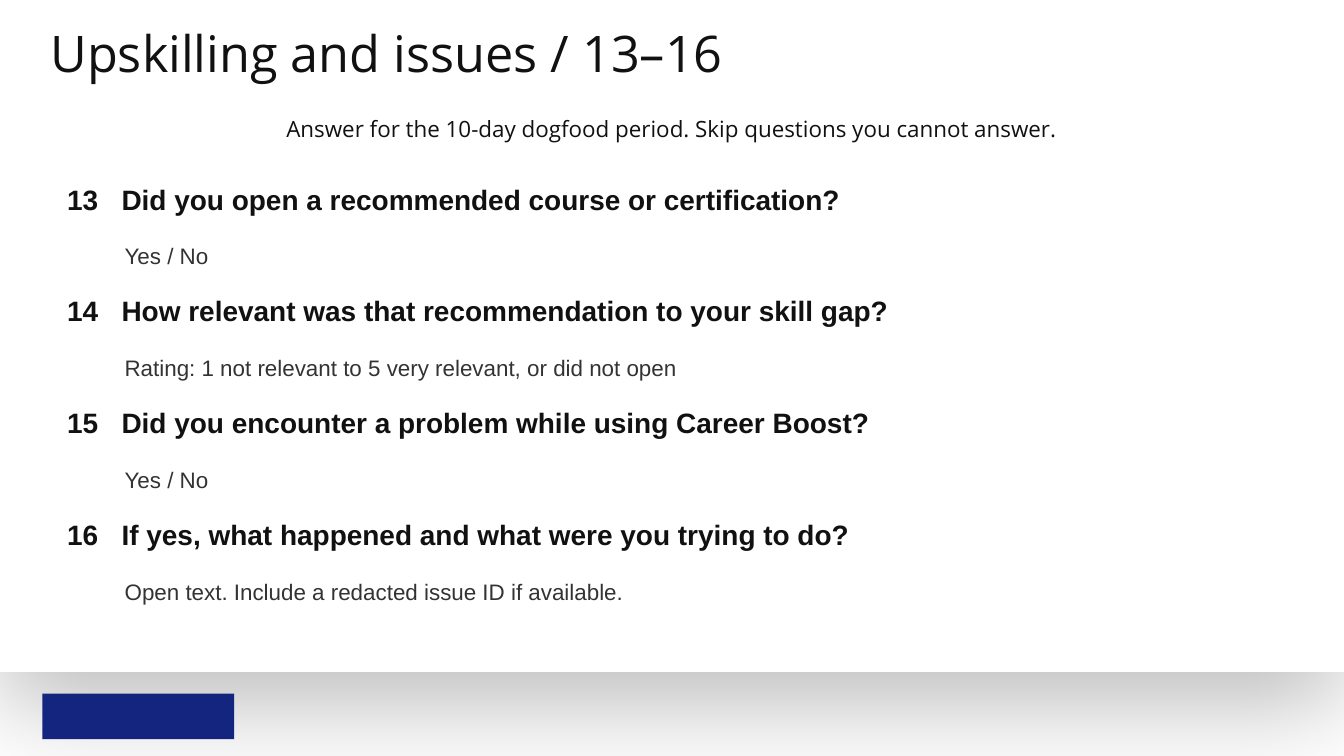
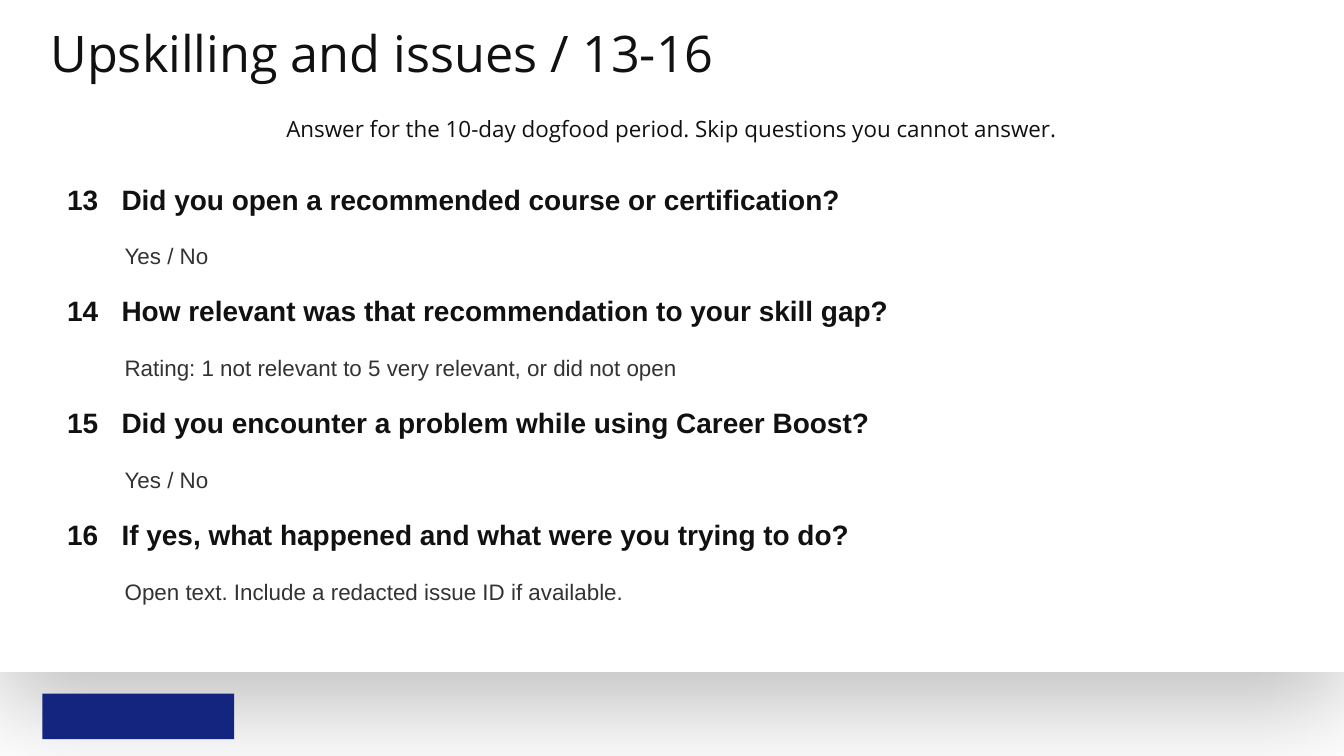
Before and after one commit to abrarmudhir/ai-journey, a slide deck: slide 15 of notebooks/mba/1_Product_Manager/4_Product_Development/project_managing_product_development/submission/Managing_Product_Development_Submission_1/Career_Boost_Managing_Product_Development.pptx. Drawn at 1344x756 pixels with LibreOffice and Linux fonts; fonts in the diff are those of the drawing; background and template pictures are left out. Boxes give left, top, right and bottom in pixels: in the first picture for what was removed or moved away, otherwise in the second. Text is boxed around its words. In the diff, an @@ line names an element or a change of style, - is before the commit and + after.

```diff
--- a/notebooks/mba/1_Product_Manager/4_Product_Development/project_managing_product_development/submission/Managing_Product_Development_Submission_1/Career_Boost_Managing_Product_Development.pptx
+++ b/notebooks/mba/1_Product_Manager/4_Product_Development/project_managing_product_development/submission/Managing_Product_Development_Submission_1/Career_Boost_Managing_Product_Development.pptx
@@ title at bbox=[50, 33, 713, 84]: text changed @@
-Upskilling and issues / 13–16
+Upskilling and issues / 13-16
```
Also in this commit, not shown: 5 other slides changed, 1 other file.
